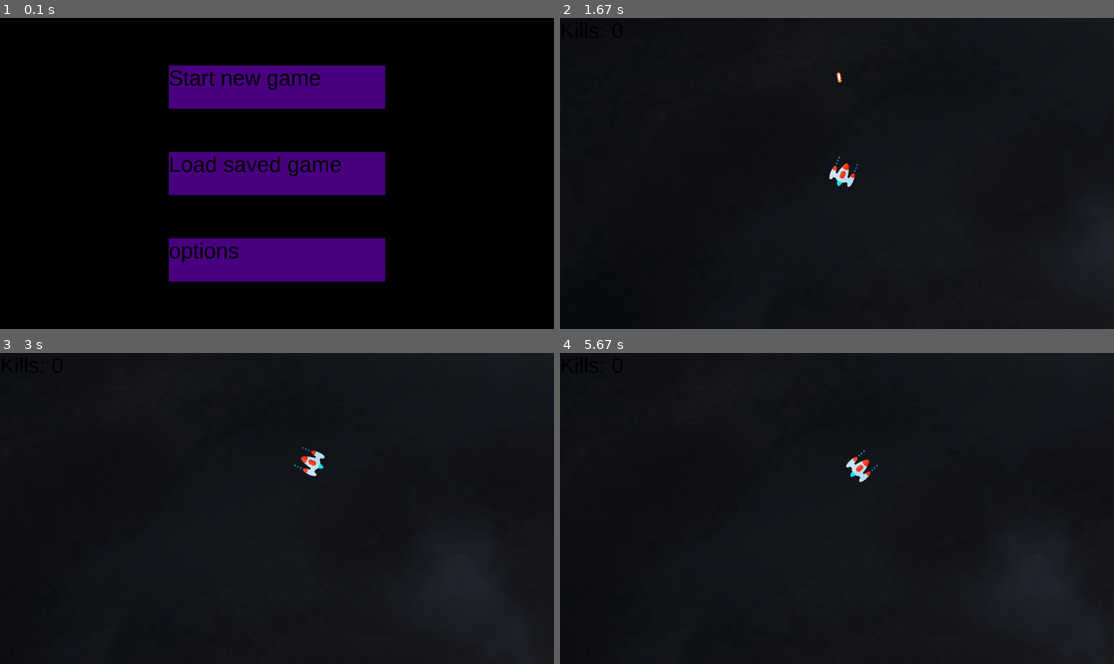
Above: before the commit, frames 1-4 (two rows, left to right).
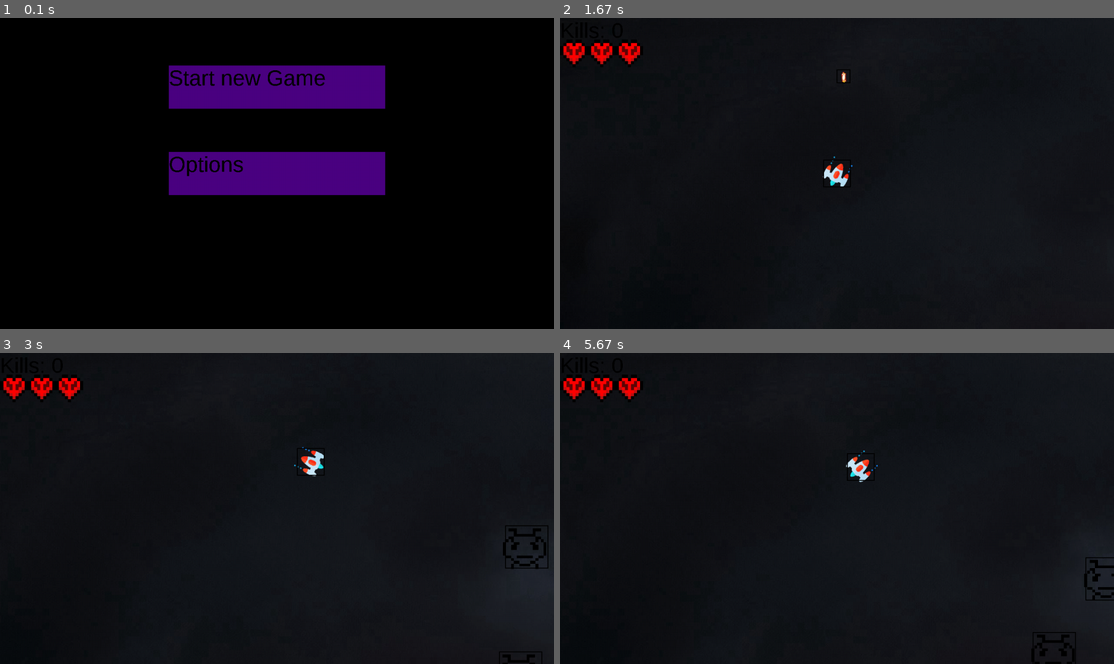
Above: after the commit, the same moments.

Repository: AndreCorreaSantos/Jogo-Pygame
Game: pygame game, started from Main.py
The game is run twice, just before and just after one commit, with the same random seed, the same clock (stepped at 60 frames per second) and the same inputs.
Inputs (mouse positions are in pixels of both pictures, inside the frame that each line leads up to):
- Up to frame 1 (0.1 s): no input
- Up to frame 2 (1.67 s): press the mouse at (837, 86) at 0.37 s; move the mouse to (825, 86) at 0.47 s; release the mouse at (814, 89) at 0.6 s; hold Esc 0.67-1.13 s; hold D 0.67-1.13 s; move the mouse to (792, 161) at 0.7 s; press the mouse at (837, 260) at 1.2 s; move the mouse to (825, 189) at 1.3 s; release the mouse at (820, 120) at 1.43 s; press the mouse at (837, 86) at 1.53 s; move the mouse to (875, 95) at 1.63 s
- Up to frame 3 (3 s): release the mouse at (354, 440) at 1.77 s; hold D 1.83-2.3 s; move the mouse to (221, 558) at 1.87 s; hold W 2.33-2.63 s; move the mouse to (470, 570) at 2.37 s; hold D from 2.67 s (still down); move the mouse to (254, 433) at 2.7 s
- Up to frame 4 (5.67 s): release D at 3.13 s; hold A 3.17-3.7 s; move the mouse to (875, 626) at 3.2 s; hold S 3.73-4.03 s; move the mouse to (809, 390) at 3.77 s; hold A 4.07-4.47 s; move the mouse to (881, 477) at 4.1 s; hold W 4.5-4.87 s; move the mouse to (731, 433) at 4.53 s; hold D 4.9-5.53 s; move the mouse to (670, 399) at 4.93 s; hold S from 5.57 s (still down); move the mouse to (931, 405) at 5.6 s

The runs differ from the first frame. In frame 1, 6.2% of the frame differs, in the area x 30-70%, y 16-85%; in frame 2, 0.9%; in frame 3, 0.9%; in frame 4, 1.0%.

Commit message:
menu
Adicionando menu dentro do jogo, refinando menu principal

Diff:
--- a/Classes.py
+++ b/Classes.py
@@ -74,7 +74,7 @@
 class invasor(pygame.sprite.Sprite):
     def __init__(self,x,y,vx,vy):
         pygame.sprite.Sprite.__init__(self)
-        im = pygame.image.load("assets/i.png")
+        im = pygame.image.load("assets/boss.png")
         self.image =  pygame.transform.scale(im, (100, 100))
         self.rect = self.image.get_rect()
         self.rect.x = x
--- a/Main.py
+++ b/Main.py
@@ -7,203 +7,237 @@
 icon = pygame.image.load("assets/cirurgia-robotica.png")
 
 #iniciando tela,jogador e mapa
-screen = pygame.display.set_mode((width,height))
-mapa1 = map("assets/j.jpg",0,0)
-mapa2 = map("assets/u2.jpg",0,0)
-mapa3 = map("assets/j2.jpg",0,0)
-mapas.add(mapa1)
-mapas.add(mapa2)
-mapa = mapa1
-background = pygame.Surface((width*2,height*2))
-pygame.display.set_icon(icon)
-p1 = player('assets/player.png',width/2,height/2)
-players.add(p1)
-all_sprites.add(p1)
-
-
-#booleana para poder sair do jogo
-running = True
-
-#relogios
-clock = pygame.time.Clock()
-start_t = pygame.time.get_ticks()
-start = pygame.time.get_ticks()
-start_w = pygame.time.get_ticks()
-start_r = pygame.time.get_ticks()
-#criando 10 invasores iniciais em cordenadas aleatorias da tela
-for i in range(50):
-    invasor.spawn(mapa)
-
-conta_kills = 0
-click = False
-start = False
-menu = True
-pygame.font.init()
-myfont = pygame.font.SysFont("Arial",50)
-
-#lista de particulas [loc,velocity,timer]
-particles = []
-remove = []
-while running:
-    background.fill((0,0,0))
-    screen.blit(background,(0,0))
-    if menu:
-        #construindo menu
-        button_width = 500
-        button_height = 100
-
-        button1_x = width/2-button_width/2
-        button1_y = height/2-button_height/2 - 200
-
-        button2_x = button1_x
-        button2_y = button1_y + 200
-
-        button3_x = button1_x
-        button3_y = button2_y + 200
-
-        text_1 = myfont.render("Start new game",False,(0,0,0))
-        text_2 = myfont.render("Load saved game",False,(0,0,0))
-        text_3 = myfont.render("options",False,(0,0,0))
-
-        mx,my = pygame.mouse.get_pos()
-        button1 = pygame.Rect(button1_x,button1_y,button_width,button_height)
-        button2 = pygame.Rect(button2_x,button2_y,button_width,button_height)
-        button3 = pygame.Rect(button3_x,button3_y,button_width,button_height)
-        if button1.collidepoint((mx,my)):
-            if click:
-                start = True
-                menu = False
-        if button2.collidepoint((mx,my)):
-            if click:
-                dammic = pygame.image.load("assets/x.jpg")
-                screen.blit(dammic,(0,0))
-        if button3.collidepoint((mx,my)):
-            if click:
-                pass
-        pygame.draw.rect(screen,(75, 0, 130),button1)
-        pygame.draw.rect(screen,(75, 0, 130),button2)
-        pygame.draw.rect(screen,(75, 0, 130),button3)
-
-        screen.blit(text_1,(button1_x,button1_y))
-        screen.blit(text_2,(button2_x,button2_y))
-        screen.blit(text_3,(button3_x,button3_y))
-
-    #checando quit
-    for event in pygame.event.get():
-        if event.type == pygame.QUIT:
-            running = False
-        if event.type == pygame.MOUSEBUTTONDOWN:
-            if event.button == 1:
-                click = True
-    if start == True:
-        #checando eventos criando tiros
-        m1 = pygame.mouse.get_pressed()[0]
-        m2 = pygame.mouse.get_pressed()[2]
-        m3 = pygame.mouse.get_pressed()[1]
-        if m1:
-            now_w = pygame.time.get_ticks()
-            if now_w - start_w >= 300:
-                bala = tiro(p1)
-                bala.rotate()
-                tiros.add(bala)
-                all_sprites.add(bala)
-                start_w = now_w
-        if m2:
-            now_t = pygame.time.get_ticks()
-            if now_t - start_t >= 300:
-                bala2 = tiro(p1)
-                bala2.rotate()
-                tiros.add(bala2)
-                all_sprites.add(bala2)
-                start_t = now_t
-        #updatando invasore e tiros
-        for i in invasores:
-            i.update(mapa)
-        tiros.update()
-            #print(i.rect.x)
-        #print(len(invasores))
-        #checando colisoes, aplicando colisoes e respawnando invasores
-        col = pygame.sprite.groupcollide(tiros,invasores,True,True)
-        for i in col:
-            for u in range(50):
-                particles.append([[i.rect.x,i.rect.y],[random.randint(0,20)/10 - 1,random.randint(-40,-20)*0.1],random.randint(7,14),random.randint(0,222)])
-            x_aleatorio = mapa.rect.x+400
-            y_aleatorio = mapa.rect.y+400
-            i = invasor(x_aleatorio,y_aleatorio,random.randint(-5,5),random.randint(-5,5))
-            all_sprites.add(i)
-            invasores.add(i)
-            conta_kills += 1
-                    #recebendo e aplicando os parametros para fazer o offset da camera
-        velocidade = 6
-        scroll = [0,0]
-        scroll[0] = int((p1.rect.x-scroll[0]-width/2+p1.rect.w/2)/15)
-        scroll[1] = int((p1.rect.y- scroll[1]-height/2+p1.rect.h/2)/15)
-        vpx,vpy = camera_update(velocidade)
-        #booleanas para saber se o mapa atingiu limite x ou y do mapa e entao parar de aplicar o offset nas outras entidades.
-        testex,testey = mapa.offset()
-        #mapa.rect.x += vx
-        #mapa.rect.y += vy
-        mapa.draw(screen)
-        scroll[0] = -scroll[0]
-        scroll[1] = -scroll[1]
-        mapa.rect.x += scroll[0]
-        mapa.rect.y += scroll[1]
-        for i in all_sprites:
-            if type(i) == player:
-                i.update(-vpx,-vpy)
-                i.rotate()
+def main():
+    screen = pygame.display.set_mode((width,height))
+    mapa1 = map("assets/j.jpg",0,0)
+    mapa2 = map("assets/u2.jpg",0,0)
+    mapa3 = map("assets/j2.jpg",0,0)
+    mapas.add(mapa1)
+    mapas.add(mapa2)
+    mapa = mapa1
+    background = pygame.Surface((width*2,height*2))
+    pygame.display.set_icon(icon)
+    p1 = player('assets/player.png',width/2,height/2)
+    players.add(p1)
+    all_sprites.add(p1)
+    vidas = 3
+    c = 0
+
+    #pygame.mixer.music.load("assets/musica.wav")
+    #pygame.mixer.music.play()
+
+    #booleana para poder sair do jogo
+    running = True
+    options = False
+    #relogios
+    start = pygame.time.get_ticks()
+    start_w = pygame.time.get_ticks()
+    #criando 10 invasores iniciais em cordenadas aleatorias da tela
+
+
+
+    conta_kills = 0
+    start = False
+    menu = True
+    menu_2 = False
+    game_over = False
+    pygame.font.init()
+    myfont = pygame.font.SysFont("Arial",50)
+
+    #lista de particulas [loc,velocity,timer]
+    particles = []
+    #variavel para abrir menu no meio do jogo
+    vida = pygame.image.load("assets/vida.png")
+    vida = pygame.transform.scale(vida,(64,64))
+    v_rect = vida.get_rect().width
+
+    numero_invasores= 10
+
+    while running:
+        background.fill((0,0,0))
+        screen.blit(background,(0,0))
+        if menu:
+            m1 = pygame.mouse.get_pressed()[0]
+            #construindo menu
+            button_width = 500
+            button_height = 100
+
+            button1_x = width/2-button_width/2
+            button1_y = height/2-button_height/2 - 200
+
+            button2_x = button1_x
+            button2_y = button1_y + 200
+
+            button3_x = button1_x
+            button3_y = button2_y + 200
+
+            if menu_2:
+                text_1 = myfont.render("Resume Game",False,(0,0,0))
+            else:
+                text_1 = myfont.render("Start new Game",False,(0,0,0))
+
+            text_2 = myfont.render("Options",False,(0,0,0))
+            text_3 = myfont.render("Main menu",False,(0,0,0))
+
+            mx,my = pygame.mouse.get_pos()
+            button1 = pygame.Rect(button1_x,button1_y,button_width,button_height)
+            button2 = pygame.Rect(button2_x,button2_y,button_width,button_height)
+            button3 = pygame.Rect(button3_x,button3_y,button_width,button_height)
+
+            if button1.collidepoint((mx,my)):
+                if m1:
+                    start = True
+                    menu = False
+            if button2.collidepoint((mx,my)):
+                if m1:
+                    options = True
+            if menu_2:
+                if button3.collidepoint((mx,my)):
+                    if m1:
+                        p1.kill()
+                        return
+            pygame.draw.rect(screen,(75, 0, 130),button1)
+            pygame.draw.rect(screen,(75, 0, 130),button2)
+            if menu_2:
+                pygame.draw.rect(screen,(75, 0, 130),button3)
+
+            screen.blit(text_1,(button1_x,button1_y))
+            screen.blit(text_2,(button2_x,button2_y))
+            if menu_2:
+                screen.blit(text_3,(button3_x,button3_y))
+
+
+        #checando quit
+        for event in pygame.event.get():
+            if event.type == pygame.QUIT:
+                running = False
+            if event.type == pygame.KEYDOWN:
+                if event.key == pygame.K_ESCAPE:
+                    start = False
+                    menu = True
+                    menu_2 = True
+
+
+        #if options:
+        #    #slider_volume
+        if start == True:
+            #checando eventos criando tiros
+            m1 = pygame.mouse.get_pressed()[0]
+            if m1:
+                now_w = pygame.time.get_ticks()
+                if now_w - start_w >= 150:
+                    bala = tiro(p1)
+                    bala.rotate()
+                    tiros.add(bala)
+                    all_sprites.add(bala)
+                    start_w = now_w
+            col = pygame.sprite.groupcollide(tiros,invasores,True,True)
+            col2 = pygame.sprite.groupcollide(players,invasores,False,True)
+            for i in col:
+                for u in range(50):
+                    particles.append([[i.rect.x,i.rect.y],[random.randint(0,20)/10 - 1,random.randint(-40,-20)*0.1],random.randint(7,14),random.randint(0,222)])
+                u = invasor(random.randint(100,2000),random.randint(100,2000),random.randint(2,5),random.randint(2,5))
+                invasores.add(u)
+                all_sprites.add(u)
+
+                conta_kills += 1
+
+            for i in col2:
+                for u in range(50):
+                        particles.append([[i.rect.x,i.rect.y],[random.randint(0,20)/10 - 1,random.randint(-40,-20)*0.1],random.randint(7,14),random.randint(0,222)])
+
+                u = invasor(random.randint(100,2000),random.randint(100,2000),random.randint(2,5),random.randint(2,5))
+                invasores.add(u)
+                all_sprites.add(u)
+                conta_kills += 1
+                vidas -= 1
+                #tocar animacao de dano
+                        #recebendo e aplicando os parametros para fazer o offset da camera
+            velocidade = 6
+            scroll = [0,0]
+            scroll[0] = int((p1.rect.x-scroll[0]-width/2+p1.rect.w/2)/15)
+            scroll[1] = int((p1.rect.y- scroll[1]-height/2+p1.rect.h/2)/15)
+            vpx,vpy = camera_update(velocidade)
+            #booleanas para saber se o mapa atingiu limite x ou y do mapa e entao parar de aplicar o offset nas outras entidades.
+            testex,testey = mapa.offset()
+            #mapa.rect.x += vx
+            #mapa.rect.y += vy
+            mapa.draw(screen)
+            scroll[0] = -scroll[0]
+            scroll[1] = -scroll[1]
+            mapa.rect.x += scroll[0]
+            mapa.rect.y += scroll[1]
+
+            while len(invasores)  < numero_invasores:
+                u = invasor(random.randint(100,2000),random.randint(100,2000),random.randint(2,5),random.randint(2,5))
+                invasores.add(u)
+                all_sprites.add(u)
+
+            for i in all_sprites:
+                if type(i) == player:
+                    i.update(-vpx,-vpy)
+                    i.rotate()
+                    if testex:
+                        i.rect.x += scroll[0]
+                    if testey:
+                        i.rect.y += scroll[1]
+                    i.draw(screen)
+                elif type(i) == invasor:
+                    if testex:
+                        i.rect.x += scroll[0]
+                    if testey:
+                     i.rect.y += scroll[1]
+                    i.update(mapa)
+                    i.move_towards_player(p1)
+                    #i.draw(screen)
+                    screen.blit(i.image,(i.rect.x+scroll[0],i.rect.y+scroll[1]))
+                else:
+                    if testex:
+                        i.rect.x += scroll[0]
+                    if testey:
+                        i.rect.y += scroll[1]
+                    i.update()
+                    #i.draw(screen)
+                    screen.blit(i.image,(i.rect.x+scroll[0],i.rect.y+scroll[1]))
+
+            for particle in particles:
                 if testex:
-                    i.rect.x += scroll[0]
+                    particle[0][0] += particle[1][0] + scroll[0]
+                else:
+                    particle[0][0] += particle[1][0]
                 if testey:
-                    i.rect.y += scroll[1]
-                i.draw(screen)
-            elif type(i) == invasor:
-                if testex:
-                    i.rect.x += scroll[0]
-                if testey:
-                 i.rect.y += scroll[1]
-                i.move_towards_player(p1)
-                #i.draw(screen)
-                screen.blit(i.image,(i.rect.x+scroll[0],i.rect.y+scroll[1]))
-            else:
-                if testex:
-                    i.rect.x += scroll[0]
-                if testey:
-                    i.rect.y += scroll[1]
-                #i.draw(screen)
-                screen.blit(i.image,(i.rect.x+scroll[0],i.rect.y+scroll[1]))
-
-        for particle in particles:
-            if testex:
-                particle[0][0] += particle[1][0] + scroll[0]
-            else:
-                particle[0][0] += particle[1][0]
-            if testey:
-                particle[0][1] += particle[1][1] + scroll[1]
-            else:
-                particle[0][1] += particle[1][1]
-            particle[2] -= 0.2
-            particle[1][1] += 0.1
-            c = particle[3]
-            pygame.draw.circle(screen, (c,c,c), [int(particle[0][0]), int(particle[0][1])], int(particle[2]))
-            if particle[2] <= 0:
-                #remove.append(particles.index(particle))
-                particles.remove(particle)
-        #for particle_index in remove:
-        #    particles.remove(particles[particle_index])
-       # remove = []
-
-        #troca mapa
-        if conta_kills > 50:
-            mapa = mapa2
-        if conta_kills > 100:
-            mapa = mapa3
-
-        textsurface = myfont.render("Kills: {}".format(conta_kills),False,(0,0,0))
-        screen.blit(textsurface,(0,0))
-
-        #funcao para desenhar a hitbox dos sprites, debug
-        #draw_hb(all_sprites,screen)
-        #p1.draw_hitbox(screen)
-        #pygame.draw.circle(screen, (0, 0, 0), (width/2, height/2), 10) #--> centro da tela
-    pygame.display.update()
+                    particle[0][1] += particle[1][1] + scroll[1]
+                else:
+                    particle[0][1] += particle[1][1]
+                particle[2] -= 0.2
+                particle[1][1] += 0.1
+                c = particle[3]
+                pygame.draw.circle(screen, (c,c,c), [int(particle[0][0]), int(particle[0][1])], int(particle[2]))
+                if particle[2] <= 0:
+                    #remove.append(particles.index(particle))
+                    particles.remove(particle)
+
+            if conta_kills > 50:
+                mapa = mapa2
+            if conta_kills > 100:
+                mapa = mapa3
+
+            textsurface = myfont.render("Kills: {}".format(conta_kills),False,(0,0,0))
+            screen.blit(textsurface,(0,0))
+
+            #if not vidas:
+            #    start = False
+            #    game_over = True
+            for i in range(vidas):
+                screen.blit(vida,(0+i*v_rect,50))
+            #funcao para desenhar a hitbox dos sprites, debug
+            draw_hb(all_sprites,screen)
+            p1.draw_hitbox(screen)
+            #pygame.draw.circle(screen, (0, 0, 0), (width/2, height/2), 10) #--> centro da tela
+            if game_over == True:
+                running = False
+                menu_2 = False
+        pygame.display.update()
+
+while True:
+    main()
Binary file added: assets/boss.png
Binary file added: assets/vida.png
